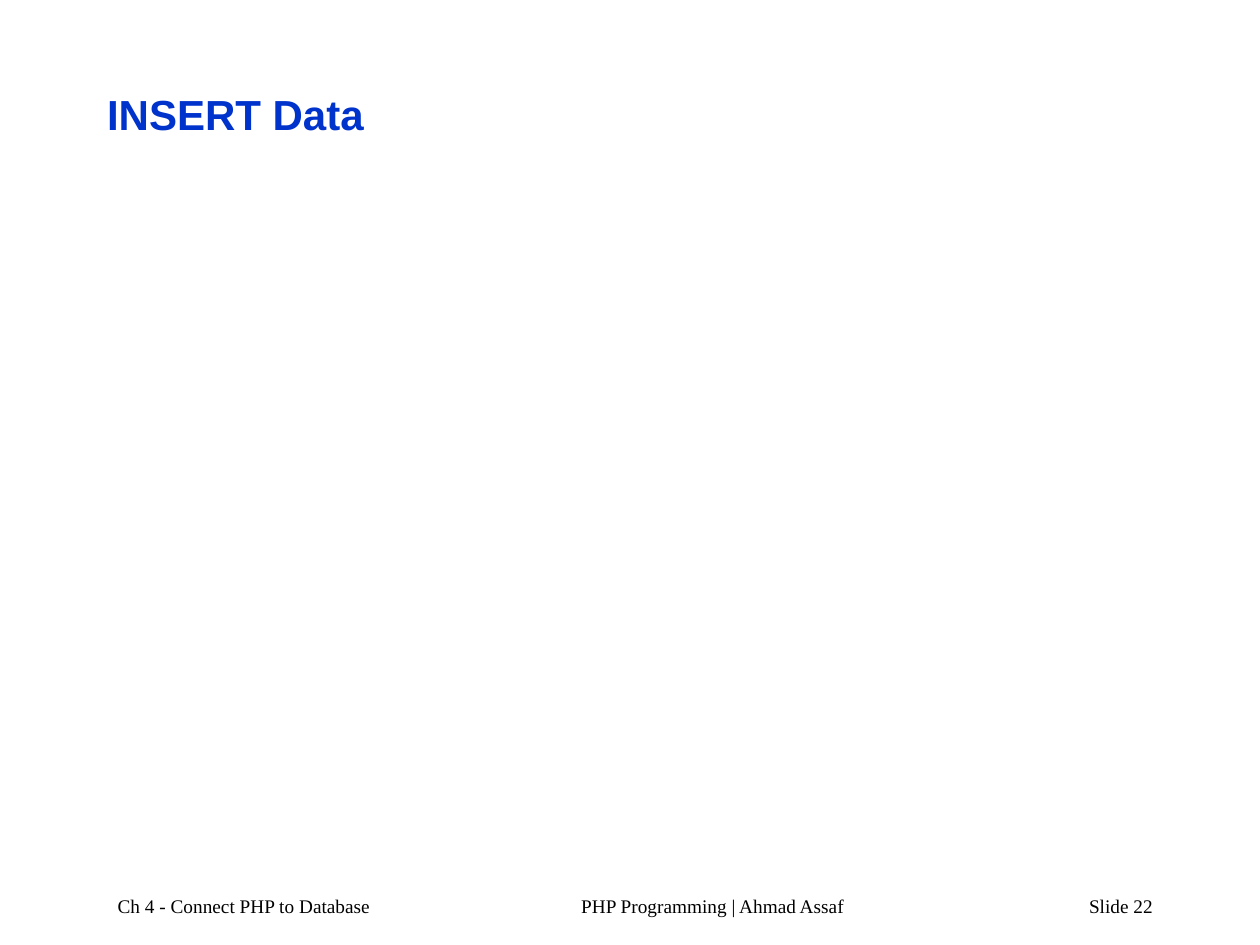
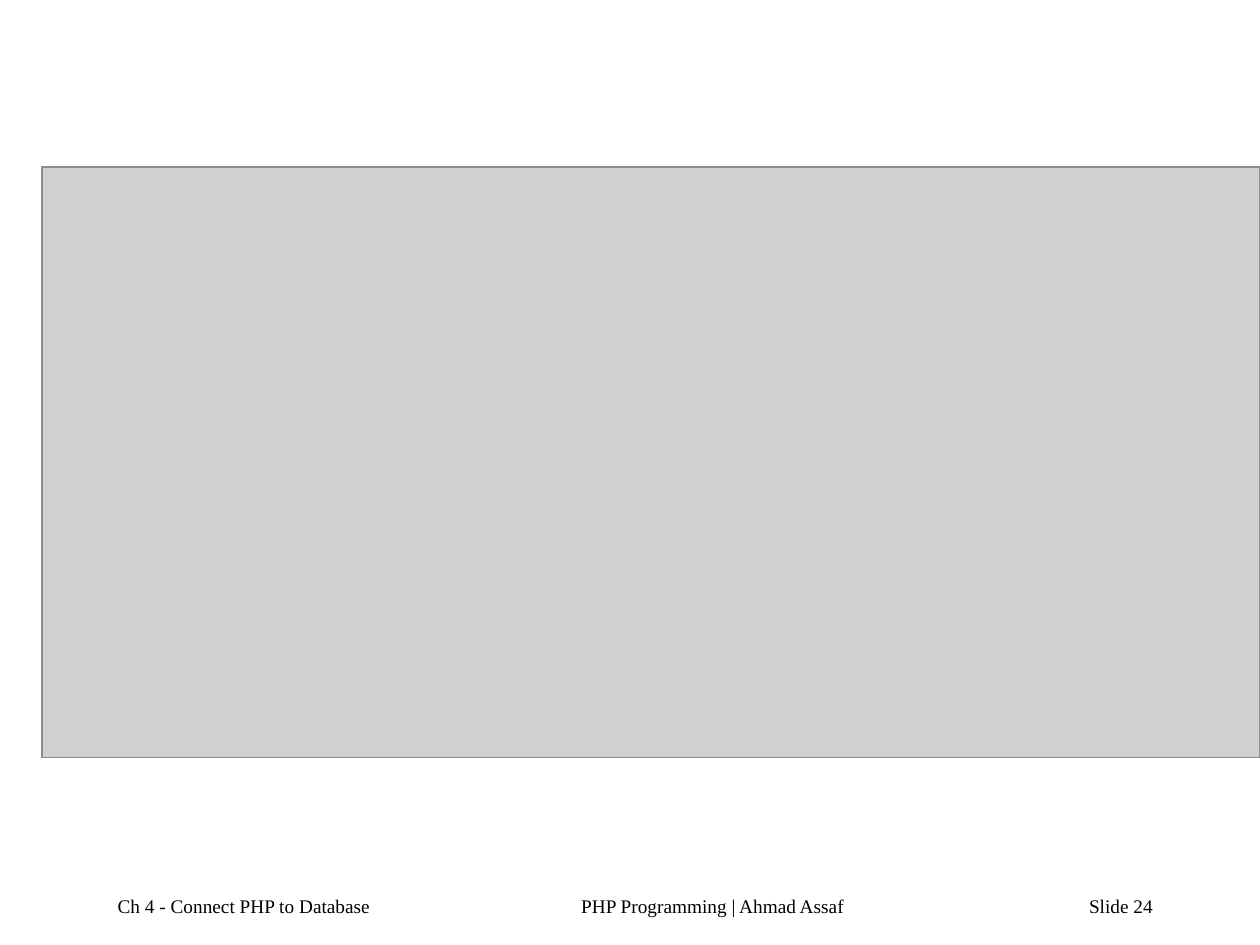
Before and after one commit to AhmadAssafCode/PHP2211, a slide deck: slide 24 of others/PHP-Ch4a.pptx (slide 22 before the commit). Drawn at 1260x945 pixels with LibreOffice and Linux fonts; fonts in the diff are those of the drawing; grey boxes stand for pictures. Boxes give left, top, right and bottom in pixels: in the first picture for what was removed or moved away, otherwise in the second. Text is boxed around its words. In the diff, an @@ line names an element or a change of style, - is before the commit and + after.

```diff
--- a/others/PHP-Ch4a.pptx
+++ b/others/PHP-Ch4a.pptx
@@ title removed at bbox=[107, 100, 364, 131] @@
-INSERT Data
@@ picture added at bbox=[42, 168, 1260, 757] @@
@@ page number at bbox=[1089, 899, 1152, 914]: text changed @@
-Slide 22
+Slide 24
```
Also in this commit, not shown: 6 other slides changed, 6 slides added, 1 other file.
